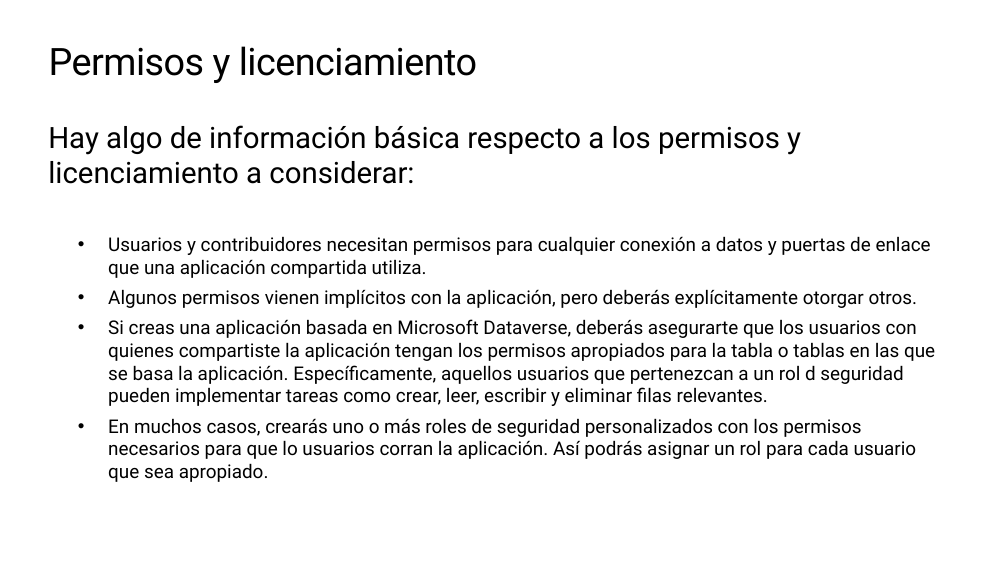
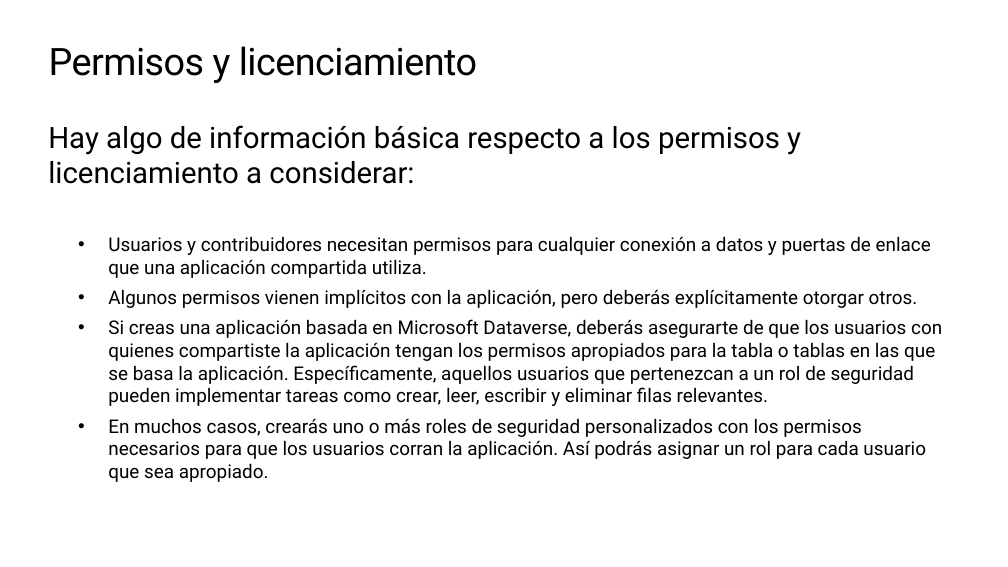
Before and after one commit to microsoft/workshop-library, a slide deck: slide 39 of full/power-platform-canvas-app/slides_es.pptx. Drawn at 1008x567 pixels with LibreOffice and Linux fonts; fonts in the diff are those of the drawing; background and template pictures are left out. Boxes give left, top, right and bottom in pixels: in the first picture for what was removed or moved away, otherwise in the second. Text is boxed around its words. In the diff, an @@ line names an element or a change of style, - is before the commit and + after.

```diff
--- a/full/power-platform-canvas-app/slides_es.pptx
+++ b/full/power-platform-canvas-app/slides_es.pptx
@@ text at box(108, 319, 942, 482): text changed @@
-• Si creas una aplicación basada en Microsoft Dataverse, deberás asegurarte que los usuarios con quienes compartiste la aplicación tengan los permisos apropiados para la tabla o tablas en las que se basa la aplicación. Específicamente, aquellos usuarios que pertenezcan a un rol d seguridad pueden implementar tareas como crear, leer, escribir y eliminar filas relevantes.
-• En muchos casos, crearás uno o más roles de seguridad personalizados con los permisos necesarios para que lo usuarios corran la aplicación. Así podrás asignar un rol para cada usuario que sea apropiado.
+• Si creas una aplicación basada en Microsoft Dataverse, deberás asegurarte de que los usuarios con quienes compartiste la aplicación tengan los permisos apropiados para la tabla o tablas en las que se basa la aplicación. Específicamente, aquellos usuarios que pertenezcan a un rol de seguridad pueden implementar tareas como crear, leer, escribir y eliminar filas relevantes.
+• En muchos casos, crearás uno o más roles de seguridad personalizados con los permisos necesarios para que los usuarios corran la aplicación. Así podrás asignar un rol para cada usuario que sea apropiado.
```
Also in this commit, not shown: 21 other slides changed, 6 slides added, 6 slides removed.
